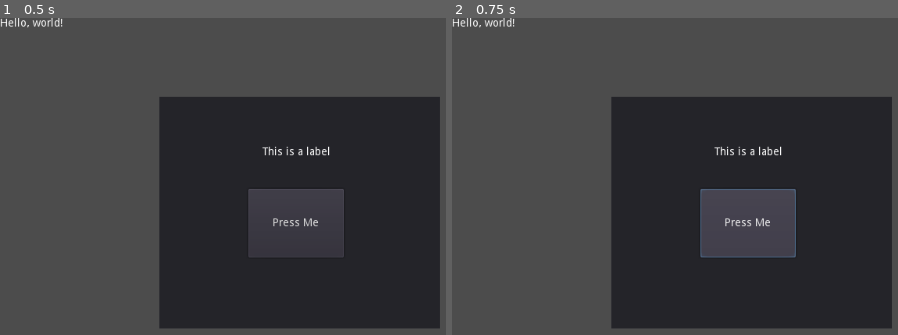
Above: before the commit, frames 1-2 (left to right).
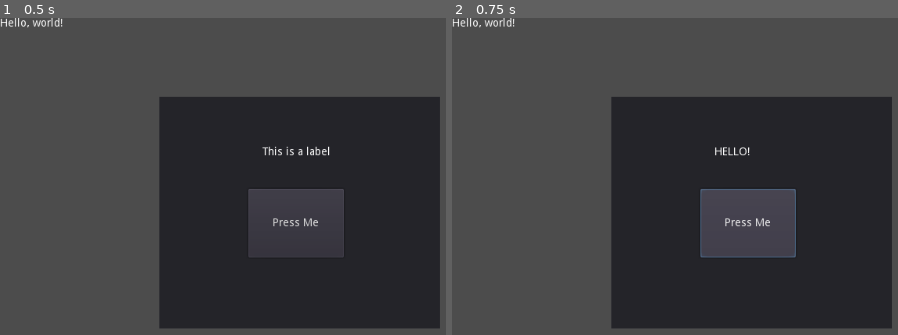
Above: after the commit, the same moments.

Repository: raftofpenguins/GodotTutorial
Game: Godot game, scene res://Hello World.tscn
Two runs of this game, one before a commit and one after it. Both use one fixed random seed, a clock stepped at 60 frames per second and the inputs below.
Inputs:
- Up to frame 1 (0.5 s): no input
- Up to frame 2 (0.75 s): click "Press Me" at 0.5 s

Frame 1 is identical in both runs. In frame 2, 0.3% of the frame differs, in the area x 58-74%, y 40-44%.

Commit message:
Created functionality for button to change label

Diff:
--- a/Tutorial Project/Hello.gd
+++ b/Tutorial Project/Hello.gd
@@ -1,16 +1,13 @@
 extends Panel
 
 
-# Declare member variables here. Examples:
-# var a = 2
-# var b = "text"
+# Deleted default text; created the following with the guidance of Godot Documentation tutorial
+# Source: https://docs.godotengine.org/en/stable/getting_started/step_by_step/scripting.html
 
+# Using Node.get_node() and Object.connect()
 
-# Called when the node enters the scene tree for the first time.
 func _ready():
-	pass # Replace with function body.
+	get_node("Button").connect("pressed", self, "_on_Button_pressed")
 
-
-# Called every frame. 'delta' is the elapsed time since the previous frame.
-#func _process(delta):
-#	pass
+func _on_Button_pressed():
+	get_node("Label").text = "HELLO!"
